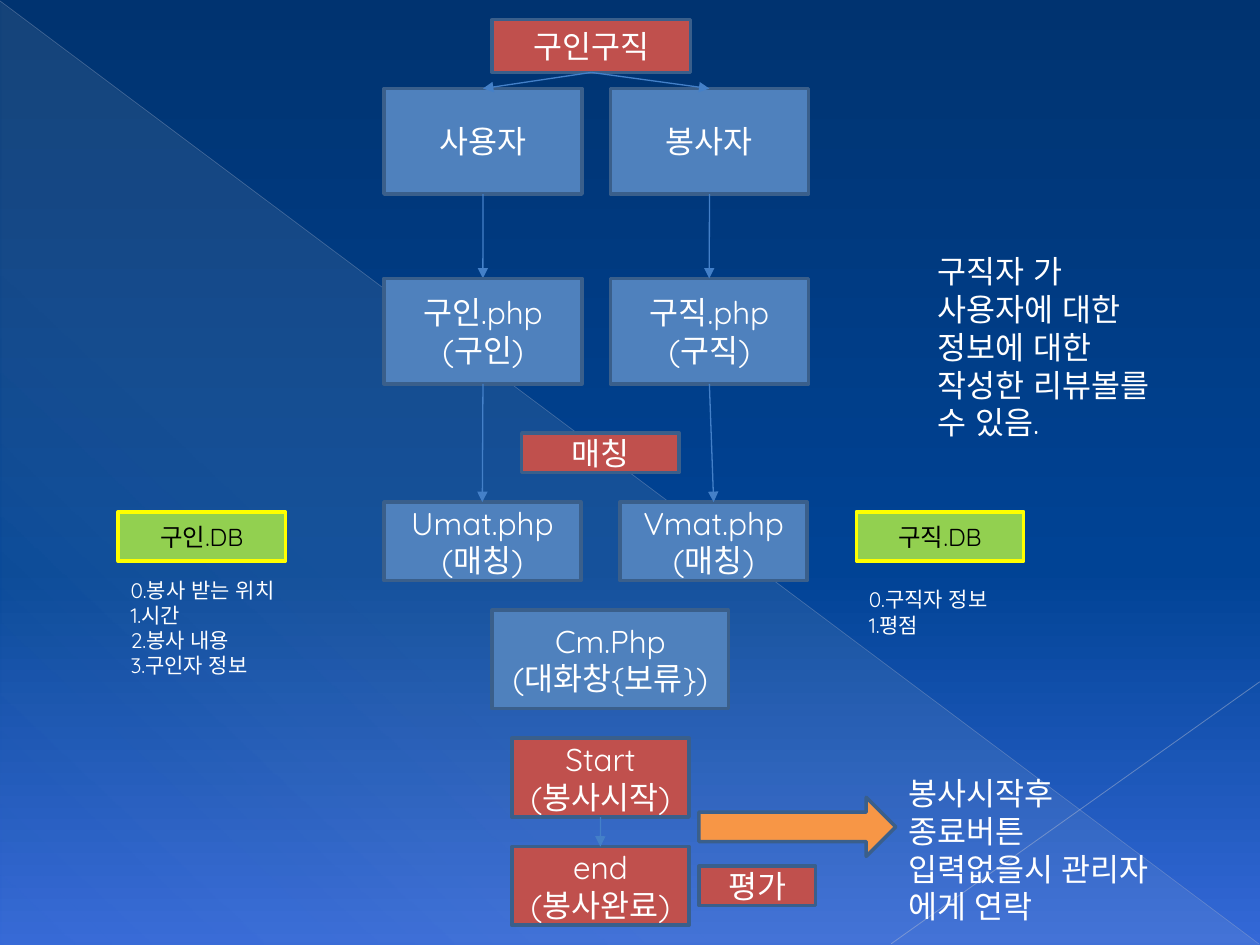
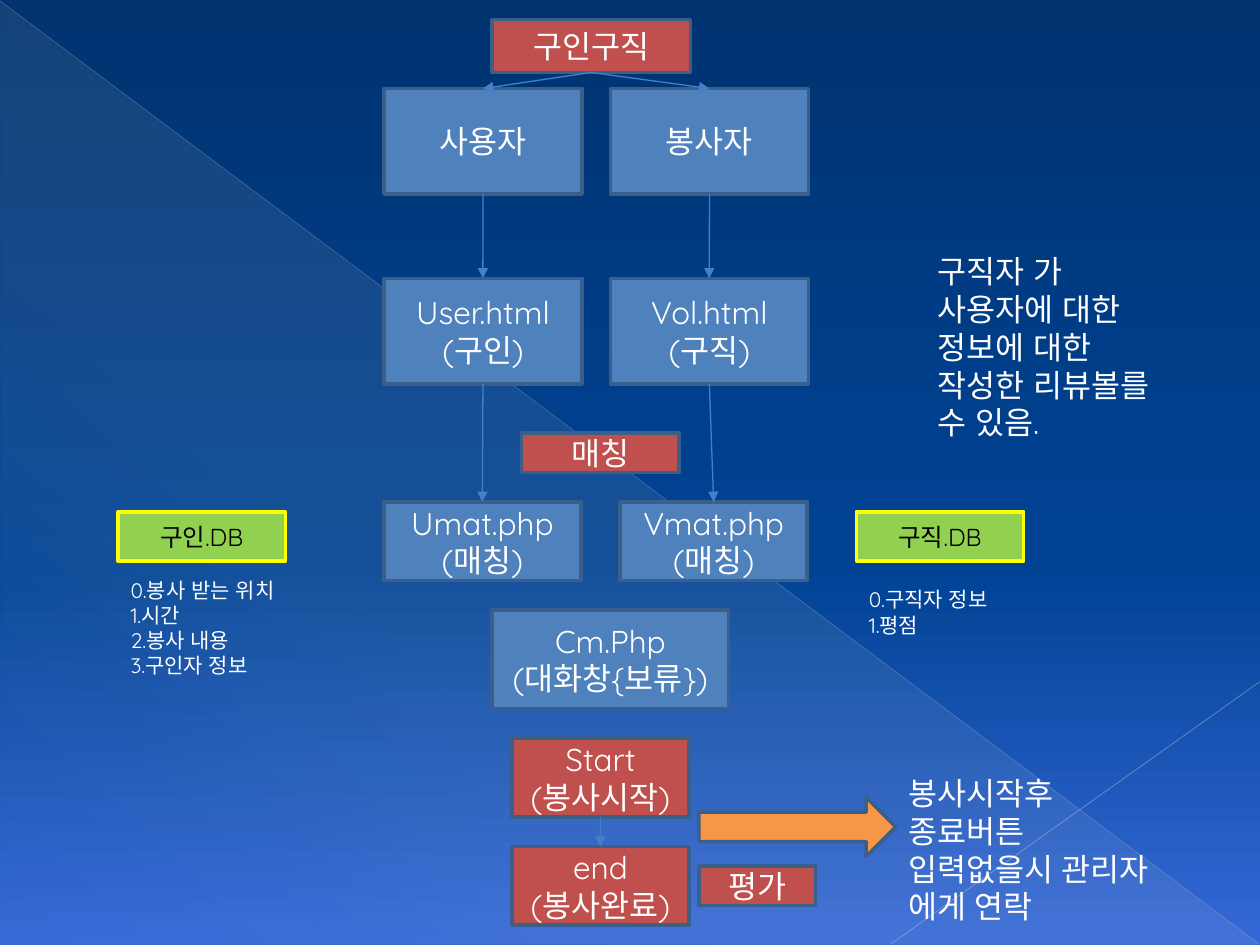
Before and after one commit to HighWoo/HelpingProject-php-mysql, a slide deck: slide 3 of 헬핑프로그램구조.pptx. Drawn at 1260x945 pixels with LibreOffice and Linux fonts; fonts in the diff are those of the drawing. Boxes give left, top, right and bottom in pixels: in the first picture for what was removed or moved away, otherwise in the second. Text is boxed around its words. In the diff, an @@ line names an element or a change of style, - is before the commit and + after.

```diff
--- a/헬핑프로그램구조.pptx
+++ b/헬핑프로그램구조.pptx
@@ text in rectangle at (x1=416, y1=300, x2=550, y2=325): text changed @@
-구인.php
+User.html
@@ text in rectangle at (x1=651, y1=300, x2=767, y2=325): text changed @@
-구직.php
+Vol.html
```
Also in this commit, not shown: 2 other slides changed.
